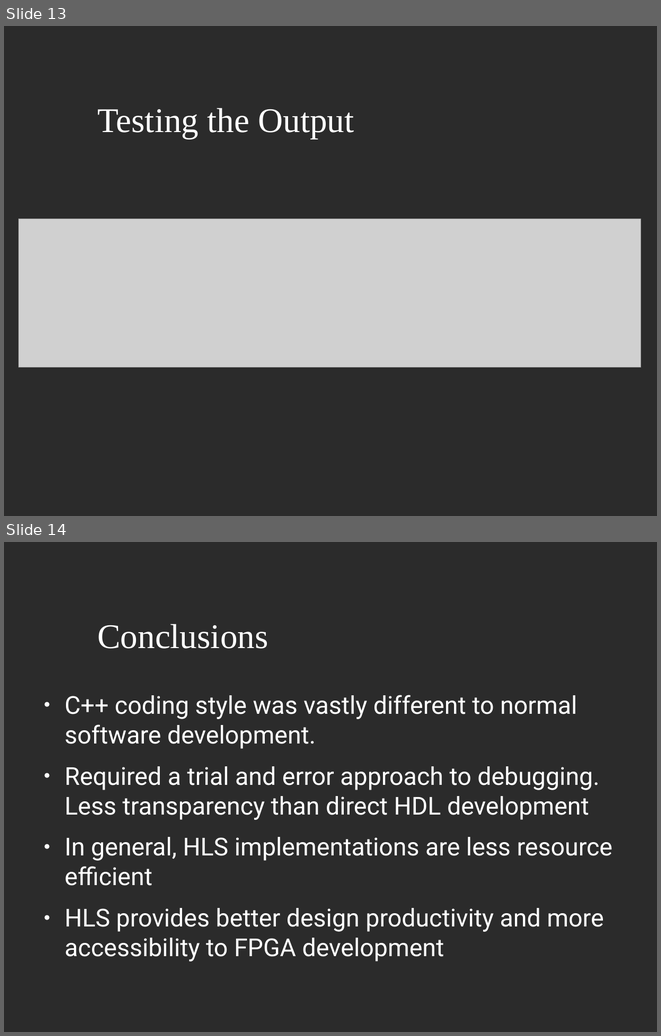
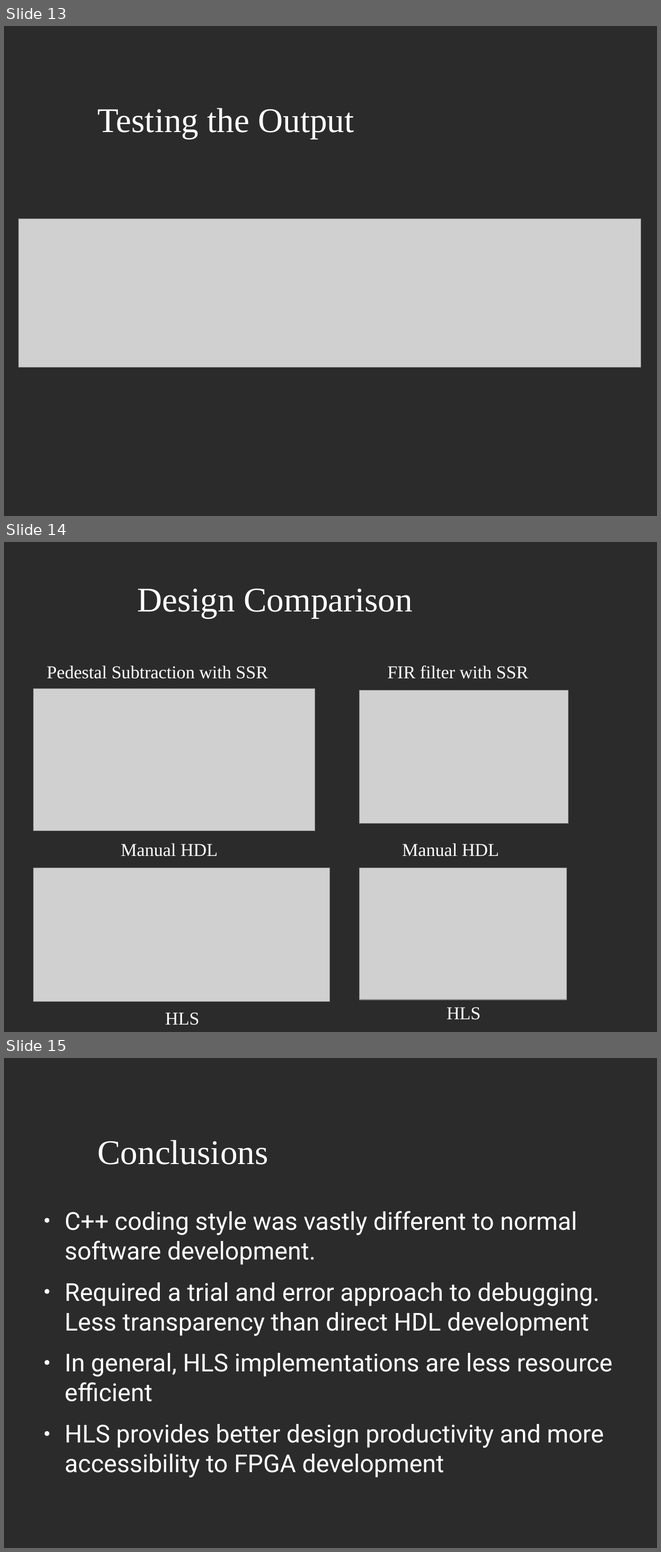
Before and after one commit to JoshCodesPhysics/dune_project, a slide deck: dune_notes/dune_pres/dune_project_pres.odp. Shown one above the other, each under a label of ours: slides 13 and 14 before the commit, slides 13, 14 and 15 after it. The pictures are 661x1036 and 661x1552 pixels, drawn with LibreOffice and Linux fonts; fonts in the diff are those of the drawing; grey boxes stand for pictures; background and template pictures are left out; a plain dark background stands for a picture behind light text. Boxes give left, top, right and bottom in pixels: in the first picture for what was removed or moved away, otherwise in the second. Text is boxed around its words. In the diff, an @@ line names an element or a change of style, - is before the commit and + after.

```diff
--- a/dune_notes/dune_pres/dune_project_pres.odp
+++ b/dune_notes/dune_pres/dune_project_pres.odp
@@ slide 14 added at (x1=4, y1=542, x2=657, y2=1032), background picture (left out) @@
@@ title added at (x1=137, y1=589, x2=413, y2=618), 42 pt, text #FFFFFF @@
+Design Comparison
@@ text added at (x1=47, y1=665, x2=268, y2=679), 22 pt, text #FFFFFF @@
+Pedestal Subtraction with SSR
@@ text added at (x1=387, y1=665, x2=529, y2=679), 22 pt, text #FFFFFF @@
+FIR filter with SSR
@@ picture added at (x1=34, y1=689, x2=315, y2=831) @@
@@ picture added at (x1=360, y1=690, x2=568, y2=823) @@
@@ text added at (x1=121, y1=843, x2=218, y2=856), 22 pt, text #FFFFFF @@
+Manual HDL
@@ text added at (x1=402, y1=843, x2=499, y2=856), 22 pt, text #FFFFFF @@
+Manual HDL
@@ picture added at (x1=34, y1=868, x2=330, y2=1001) @@
@@ picture added at (x1=360, y1=868, x2=567, y2=999) @@
@@ text added at (x1=165, y1=1012, x2=199, y2=1025), 22 pt, text #FFFFFF @@
+HLS
@@ text added at (x1=447, y1=1007, x2=480, y2=1020), 22 pt, text #FFFFFF @@
+HLS
@@ what was slide 14 is now slide 15 @@
```
Also in this commit, not shown: 1 slide changed, 3 other files.
